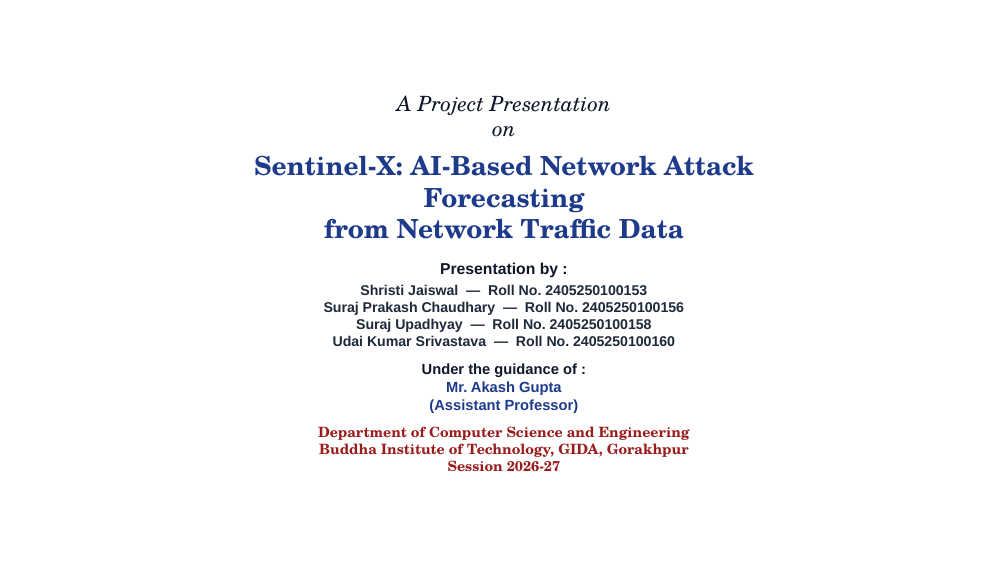
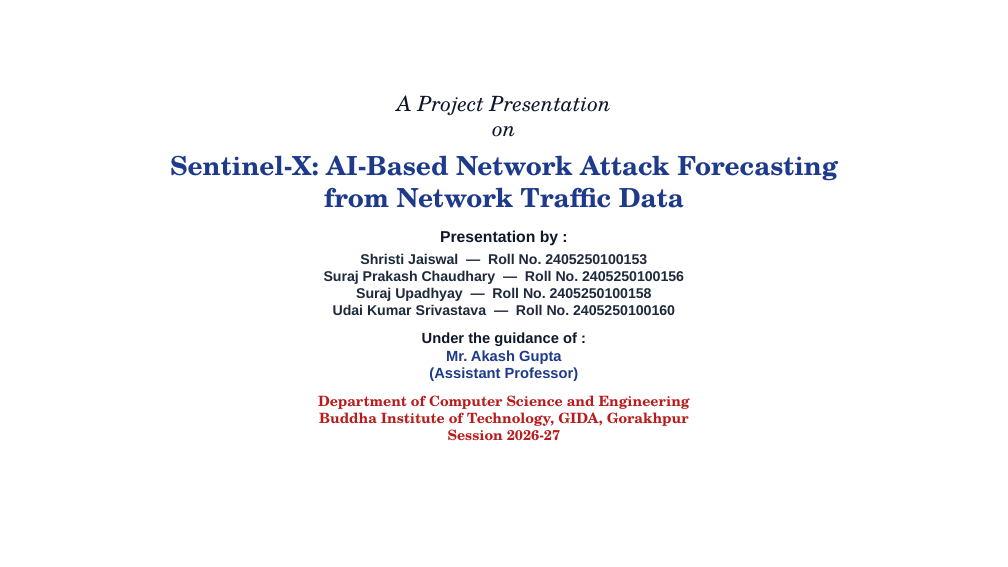
Before and after one commit to surajbuilds53/sentinel-x, a slide deck: slide 1 of Sentinel-X_Presentation.pptx. Drawn at 1008x567 pixels with LibreOffice and Linux fonts; fonts in the diff are those of the drawing; background and template pictures are left out. Boxes give left, top, right and bottom in pixels: in the first picture for what was removed or moved away, otherwise in the second. Text is boxed around its words. In the diff, an @@ line names an element or a change of style, - is before the commit and + after.

```diff
--- a/Sentinel-X_Presentation.pptx
+++ b/Sentinel-X_Presentation.pptx
@@ text "A Project Presentation on": place and size @@
-text "A Project Presentation on" at <box>254,95,754,471</box>
+text "A Project Presentation on" at <box>170,95,838,440</box>
@@ text at <box>318,395,690,440</box>: text colour #991B1B to #B91C1C in "Department of Computer Science and Engineering Buddha ..." @@
```
Also in this commit, not shown: 1 other slide changed, 12 slides added, 16 slides removed, 11 other files.
